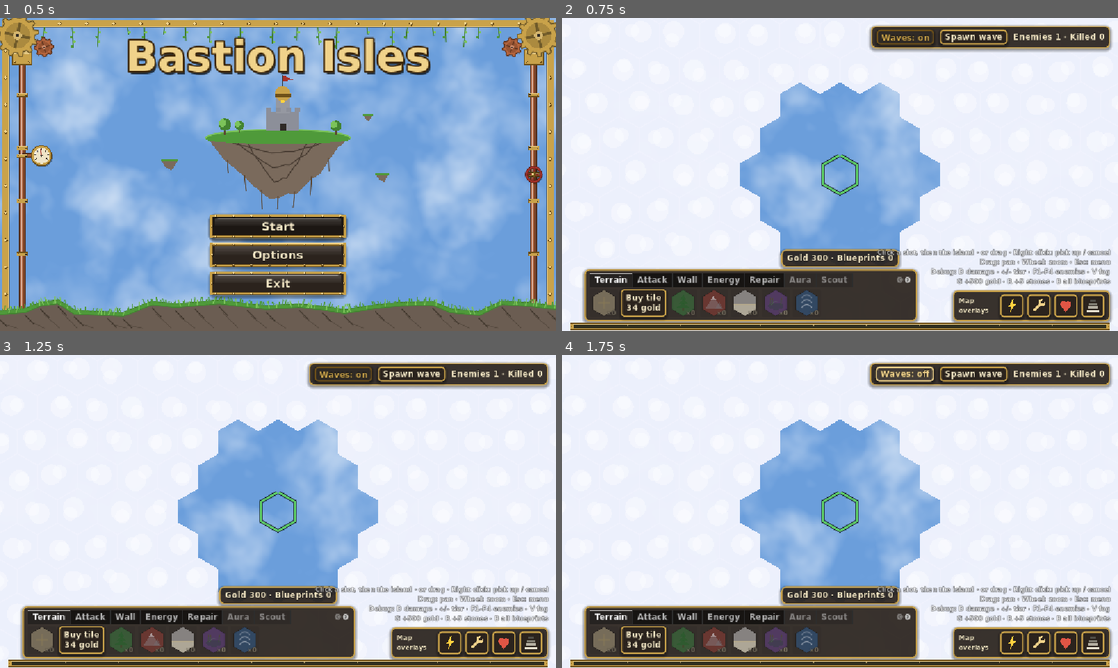
Above: before the commit, frames 1-4 (two rows, left to right).
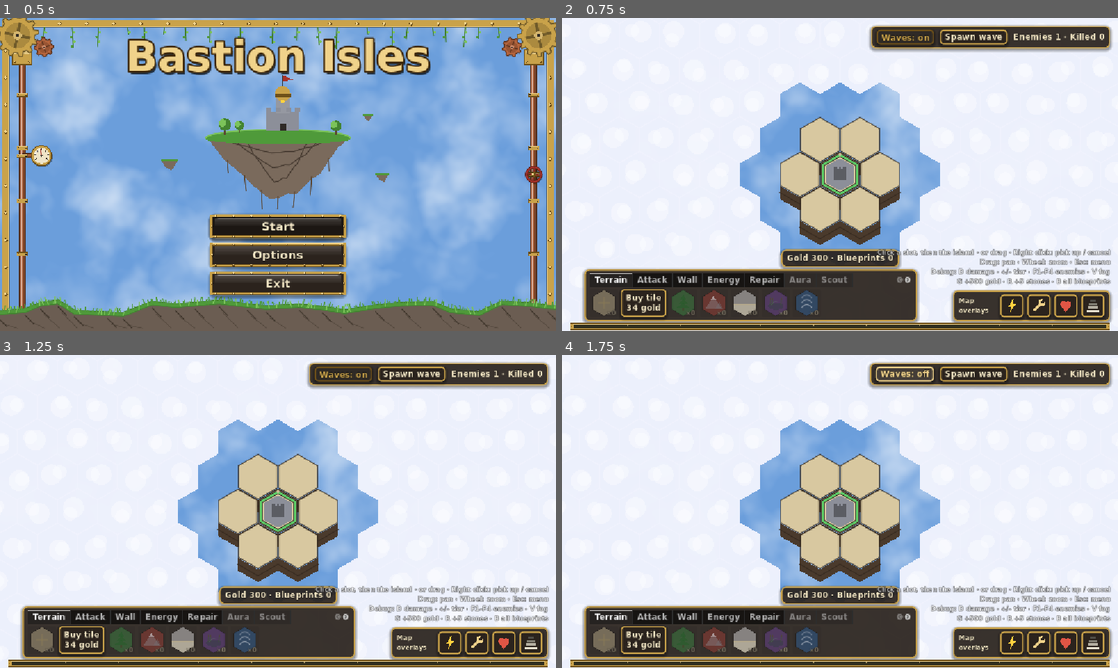
Above: after the commit, the same moments.

Repository: PfeiferSebastian/bastion-isles
Game: Godot game, scene res://scenes/ui/main_menu.tscn
The game is run twice, just before and just after one commit, with the same random seed, the same clock (stepped at 60 frames per second) and the same inputs.
Inputs:
- Up to frame 1 (0.5 s): no input
- Up to frame 2 (0.75 s): click "Start" at 0.5 s
- Up to frame 3 (1.25 s): no input
- Up to frame 4 (1.75 s): click "Waves: on" at 1.25 s

Frame 1 is identical in both runs. In frame 2, 6.3% of the frame differs, in the area x 39-61%, y 31-73%; in frame 3, 6.3%; in frame 4, 6.3%.

Commit message:
Draw coloured hexes when the purchased tile art is missing
The tile art is not in the repository, so without it the island falls
back to flat biome-coloured hexes, a drawn keep for the HQ and a plain
underside. With the art installed nothing changes.

Co-Authored-By: Claude Opus 5.5 <noreply@anthropic.com>

Diff:
--- a/scripts/island/island_view.gd
+++ b/scripts/island/island_view.gd
@@ -277,14 +277,22 @@
 	var ordered := island.coords()
 	ordered.sort_custom(func(a: Vector2i, b: Vector2i) -> bool:
 		return a.y < b.y if a.y != b.y else a.x < b.x)
+	var art := TerrainArt.available()
 	# Rocky underside first: only the island's lower edge stays visible below the tiles.
 	for coord in ordered:
-		_canvas.draw_texture_rect(TerrainArt.underside(), TerrainArt.underside_rect(HexMath.to_pixel(coord, hex_size), hex_size), false)
+		var c := HexMath.to_pixel(coord, hex_size)
+		if art:
+			_canvas.draw_texture_rect(TerrainArt.underside(), TerrainArt.underside_rect(c, hex_size), false)
+		else:
+			_draw_plain_underside(c)
 	for coord in ordered:
 		var tile := island.get_tile(coord)
 		var center := HexMath.to_pixel(coord, hex_size)
 		var shade := WASTELAND_TINT if tile.destroyed else tile_shade(tile)
-		_canvas.draw_texture_rect(TerrainArt.for_tile(tile), TerrainArt.tile_rect(center, hex_size), false, shade)
+		if art:
+			_canvas.draw_texture_rect(TerrainArt.for_tile(tile), TerrainArt.tile_rect(center, hex_size), false, shade)
+		else:
+			_draw_plain_tile(tile, center, shade)
 		if tile.tower and not _has_art(tile):
 			_canvas.draw_colored_polygon(_offset(_scaled(_hex_points, 0.62), center), BUILDING_PLATE)
 		if tile.destroyed:
@@ -318,6 +326,32 @@
 	return node != null and node.has_method(&"has_art") and node.call(&"has_art")
 
 
+## Fallback without the purchased art: a flat coloured hex (and a drawn keep for the HQ).
+func _draw_plain_tile(tile: IslandTile, center: Vector2, shade: Color) -> void:
+	var hex := _offset(_scaled(_hex_points, 0.96), center)
+	var color := Biome.color_of(tile.biome) * Color(shade.r / ART_TINT.r, shade.g / ART_TINT.g, shade.b / ART_TINT.b)
+	_canvas.draw_colored_polygon(hex, color)
+	_canvas.draw_polyline(_closed(hex), Color(0.2, 0.16, 0.12, 0.7), 2.0, true)
+	if tile.is_hq:
+		var keep := Color("8c8f99")
+		_canvas.draw_colored_polygon(_offset(_scaled(_hex_points, 0.7), center), keep)
+		var w := hex_size * 0.5
+		var body := Rect2(center + Vector2(-w / 2.0, -hex_size * 0.22), Vector2(w, hex_size * 0.45))
+		_canvas.draw_rect(body, keep.darkened(0.35))
+		for i in 3:
+			_canvas.draw_rect(Rect2(body.position + Vector2(i * 2 * w / 5.0, -w / 5.0), Vector2(w / 5.0, w / 5.0)), keep.darkened(0.35))
+
+
+## Fallback underside: a dark earthy band below the hex's lower edges.
+func _draw_plain_underside(center: Vector2) -> void:
+	var h := hex_size * 0.55
+	var p := _offset(_hex_points, center)
+	# _hex_points: index 0 upper right … 1 lower right, 2 bottom, 3 lower left.
+	var band := PackedVector2Array([p[1], p[2], p[3], p[3] + Vector2(0, h), p[2] + Vector2(0, h), p[1] + Vector2(0, h)])
+	_canvas.draw_colored_polygon(band, Color("4a3a2c"))
+	_canvas.draw_polyline(PackedVector2Array([p[3] + Vector2(0, h * 0.5), p[2] + Vector2(0, h * 0.5), p[1] + Vector2(0, h * 0.5)]), Color("3a2d22"), 2.0, true)
+
+
 ## Tint for a tile's art: darker with every tier (interim tier display).
 static func tile_shade(tile: IslandTile) -> Color:
 	return ART_TINT.darkened(TIER_SHADE_PER_LEVEL * tile.tier)
@@ -422,7 +456,10 @@
 	# Ghost preview of tiles and biome stones on valid spots.
 	if ok and held.kind != &"tower":
 		var biome: Biome.Type = held.biome if held.kind == &"stone" else Biome.Type.NEUTRAL
-		_canvas.draw_texture_rect(TerrainArt.preview(biome, hovered_coord), TerrainArt.tile_rect(center, hex_size), false, Color(1, 1, 1, GHOST_ALPHA))
+		if TerrainArt.available():
+			_canvas.draw_texture_rect(TerrainArt.preview(biome, hovered_coord), TerrainArt.tile_rect(center, hex_size), false, Color(1, 1, 1, GHOST_ALPHA))
+		else:
+			_canvas.draw_colored_polygon(_offset(_scaled(_hex_points, 0.96), center), Color(Biome.color_of(biome), GHOST_ALPHA))
 	elif ok:
 		_canvas.draw_circle(center, hex_size * 0.4, Color(0, 0, 0, 0.35))
 	_canvas.draw_polyline(outline, HOVER_OK_COLOR if ok else HOVER_BLOCKED_COLOR, 3.0, true)
--- a/scripts/island/terrain_art.gd
+++ b/scripts/island/terrain_art.gd
@@ -25,7 +25,21 @@
 ## The HQ: a castle on a mountain (sample tile from the same artist, free to use as-is).
 const HQ := "samples/medieval-fantasy_locations/hexMountainCastle00.png"
 
+## Set to true to always draw plain coloured hexes (e.g. for testing the fallback).
+static var force_colours := false
+
 static var _cache := {}
+static var _available: Variant = null
+
+
+## True when the purchased tile art is installed. It is not part of the repository; without
+## it the island is drawn as plain coloured hexes, so the project runs for everyone.
+static func available() -> bool:
+	if force_colours:
+		return false
+	if _available == null:
+		_available = ResourceLoader.exists(DIR + "tiles/hexDirt00.png")
+	return _available
 
 
 ## The art for `tile`: the castle for the HQ, otherwise one of its biome's variants,
